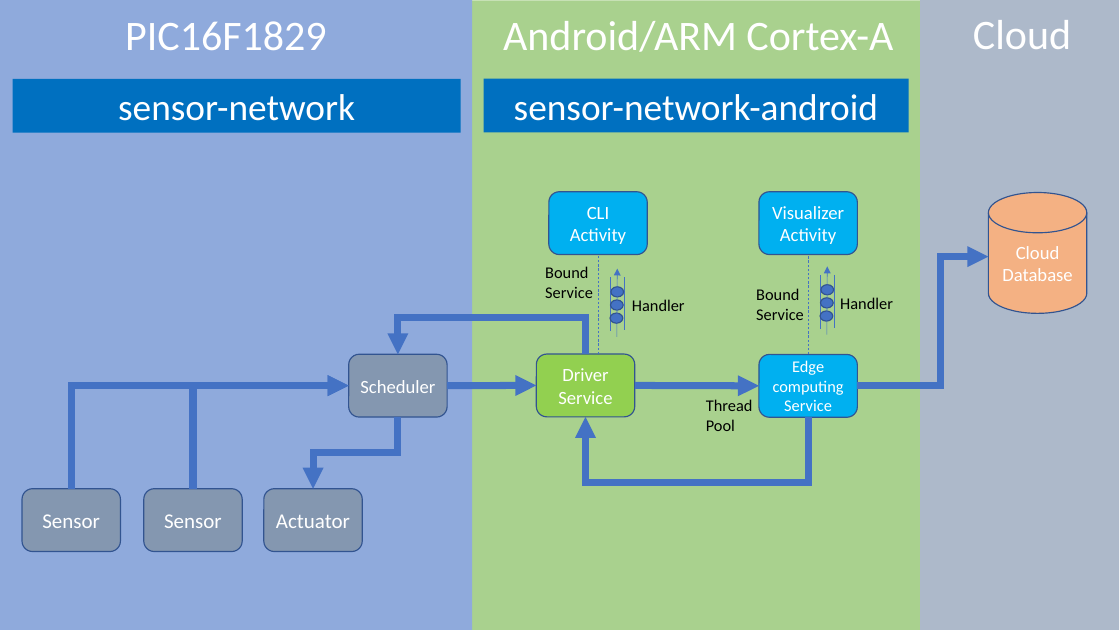
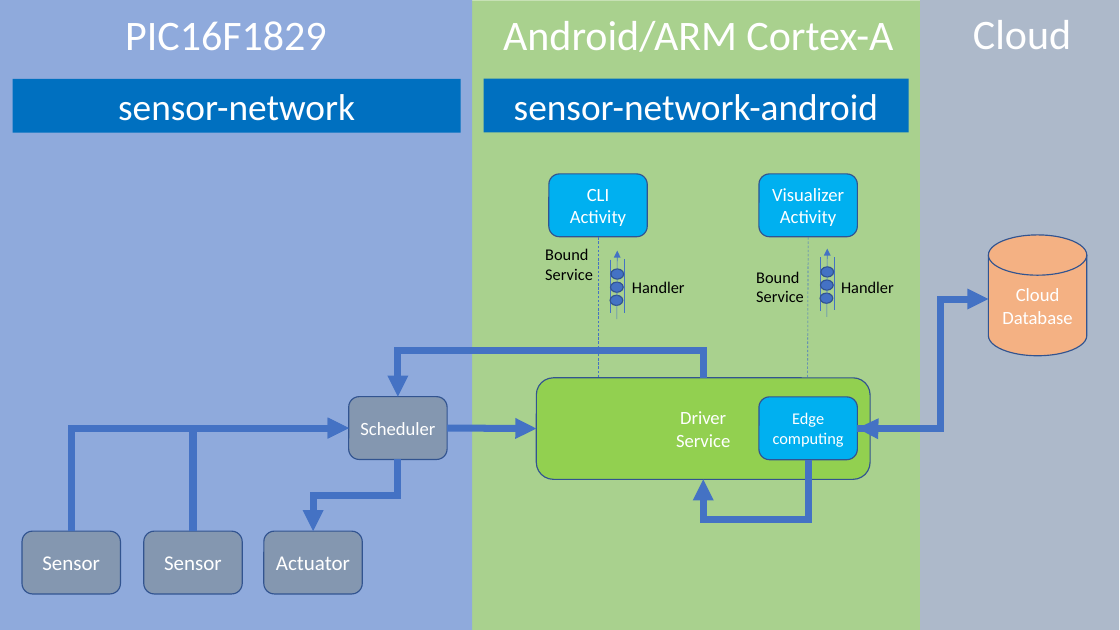
Before and after one commit to araobp/bicycle, a slide deck: slide 1 of doc/architecture.pptx. Drawn at 1120x630 pixels with LibreOffice and Linux fonts; fonts in the diff are those of the drawing. Boxes give left, top, right and bottom in pixels: in the first picture for what was removed or moved away, otherwise in the second. Text is boxed around its words. In the diff, an @@ line names an element or a change of style, - is before the commit and + after.

```diff
--- a/doc/architecture.pptx
+++ b/doc/architecture.pptx
@@ line moved from (598, 355) - (598, 255) to (598, 377) - (598, 237) @@
@@ line moved from (808, 355) - (808, 255) to (808, 377) - (808, 237) @@
@@ 5 ellipses, 3 texts, 2 rounded rectangles, 2 lines, 1 arrow: place and size @@
-5 ellipses, 3 texts, 2 rounded rectangles, 2 lines, 1 arrow at (545, 192, 858, 337)
+5 ellipses, 3 texts, 2 rounded rectangles, 2 lines, 1 arrow at (545, 174, 858, 319)
@@ 2 lines, 1 text, 1 ellipse, 1 arrow: place and size @@
-2 lines, 1 text, 1 ellipse, 1 arrow at (610, 266, 893, 334)
+2 lines, 1 text, 1 ellipse, 1 arrow at (610, 249, 894, 317)
@@ 5 rounded rectangles, 1 elbow arrow: place and size @@
-5 rounded rectangles, 1 elbow arrow at (22, 257, 989, 552)
+5 rounded rectangles, 1 elbow arrow at (22, 299, 989, 594)
@@ elbow arrow moved from (586, 355) - (398, 355) to (703, 378) - (398, 397) @@
@@ rounded rectangle "Driver": place and size @@
-rounded rectangle "Driver" at (537, 355, 635, 418)
+rounded rectangle "Driver" at (537, 378, 870, 480)
@@ text removed at (706, 399, 753, 431) @@
-Thread
-Pool
@@ text in rounded rectangle at (784, 400, 832, 411): paragraph removed @@
-Service
@@ arrow moved from (635, 386) - (760, 386) to (870, 429) - (858, 429) @@
@@ 3 elbow arrows, 1 cylinder, 1 arrow: place and size @@
-3 elbow arrows, 1 cylinder, 1 arrow at (71, 192, 1087, 489)
+3 elbow arrows, 1 cylinder, 1 arrow at (71, 235, 1087, 531)
@@ elbow arrow moved from (808, 418) - (586, 417) to (808, 460) - (703, 480) @@
```
Also in this commit, not shown: 7 other files.
